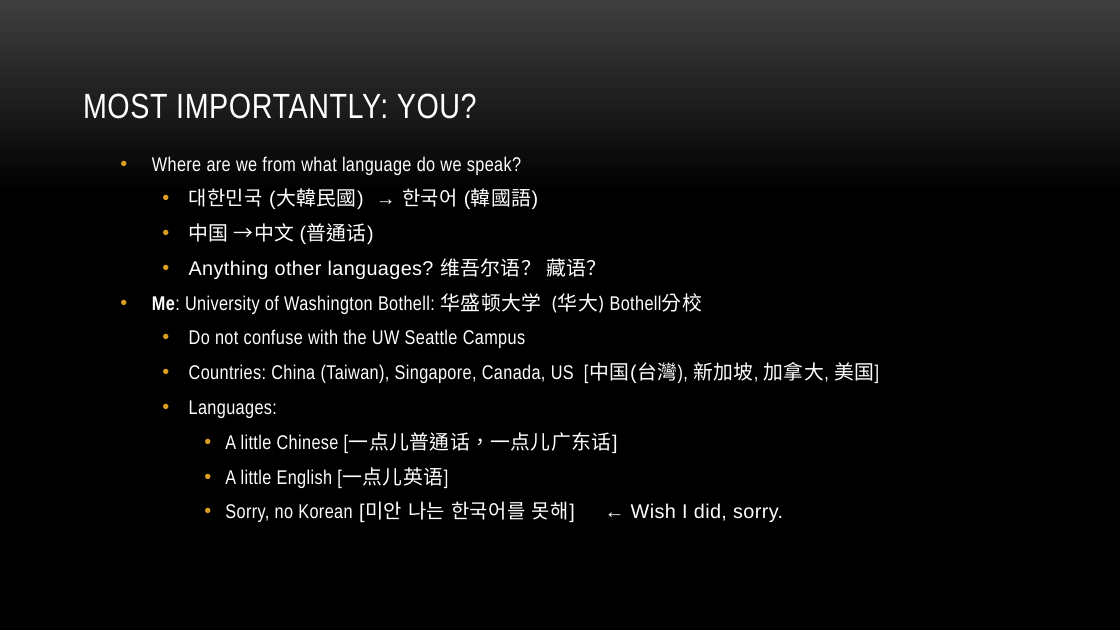
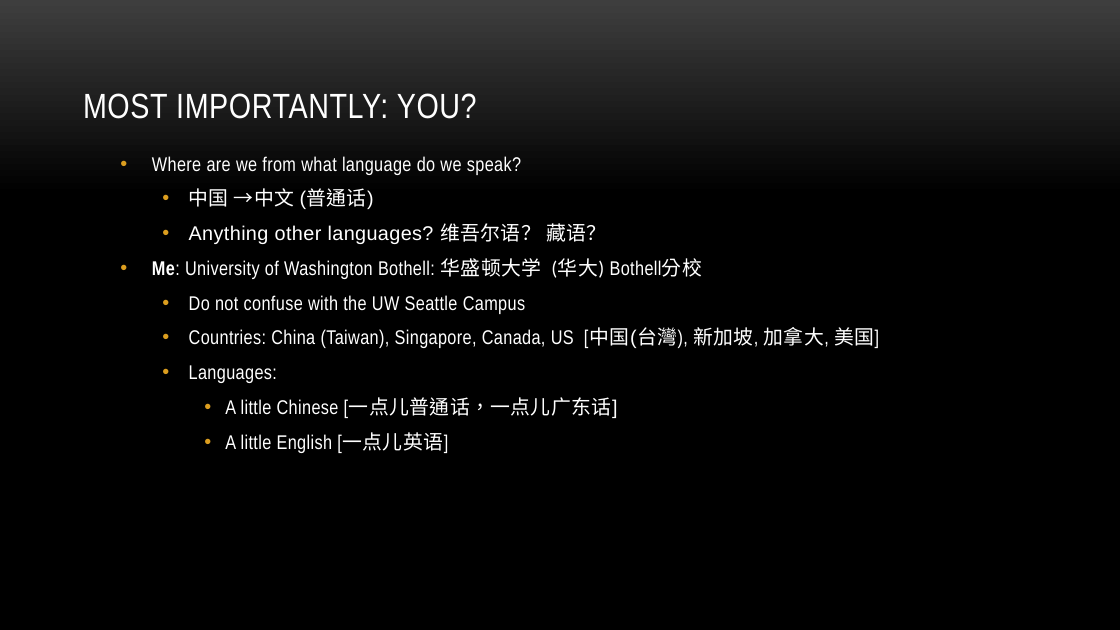
Before and after one commit to myuwbclasses/IntroGameDevelopment, a slide deck: slide 5 of PPT/Intro.pptx. Drawn at 1120x630 pixels with LibreOffice and Linux fonts; fonts in the diff are those of the drawing; background and template pictures are left out. Boxes give left, top, right and bottom in pixels: in the first picture for what was removed or moved away, otherwise in the second. Text is boxed around its words. In the diff, an @@ line names an element or a change of style, - is before the commit and + after.

```diff
--- a/PPT/Intro.pptx
+++ b/PPT/Intro.pptx
@@ text at [189,188,538,209]: paragraph removed @@
-  • 대한민국 (大韓民國) → 한국어 (韓國語)
@@ text at [225,501,783,522]: paragraph removed @@
-    • Sorry, no Korean [미안 나는 한국어를 못해] ← Wish I did, sorry.
```
Also in this commit, not shown: 4 other slides changed, 38 other files.
